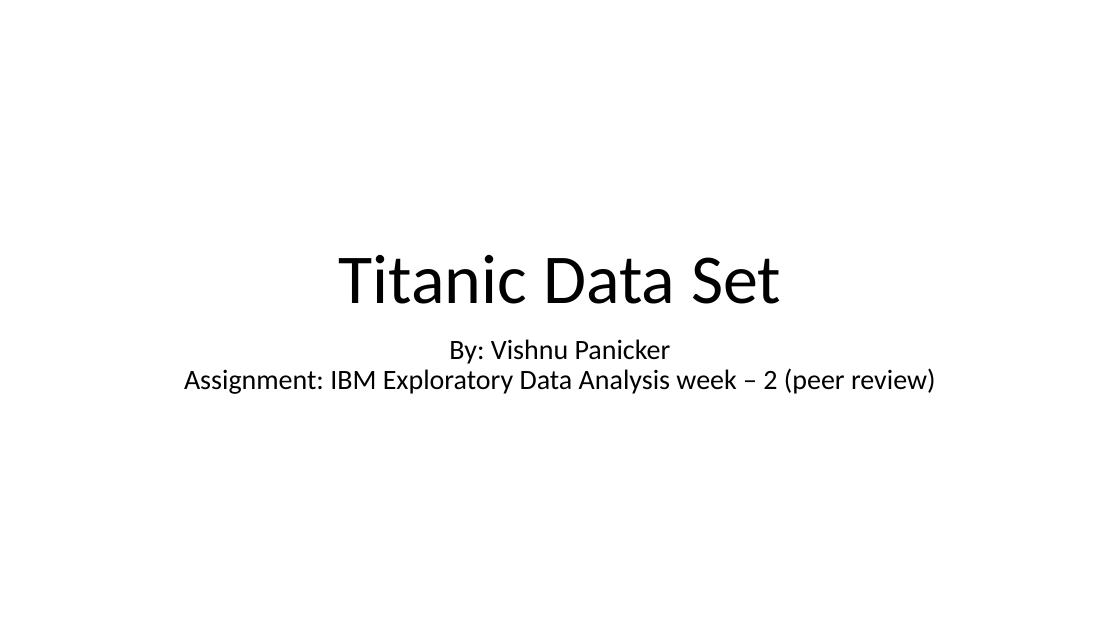
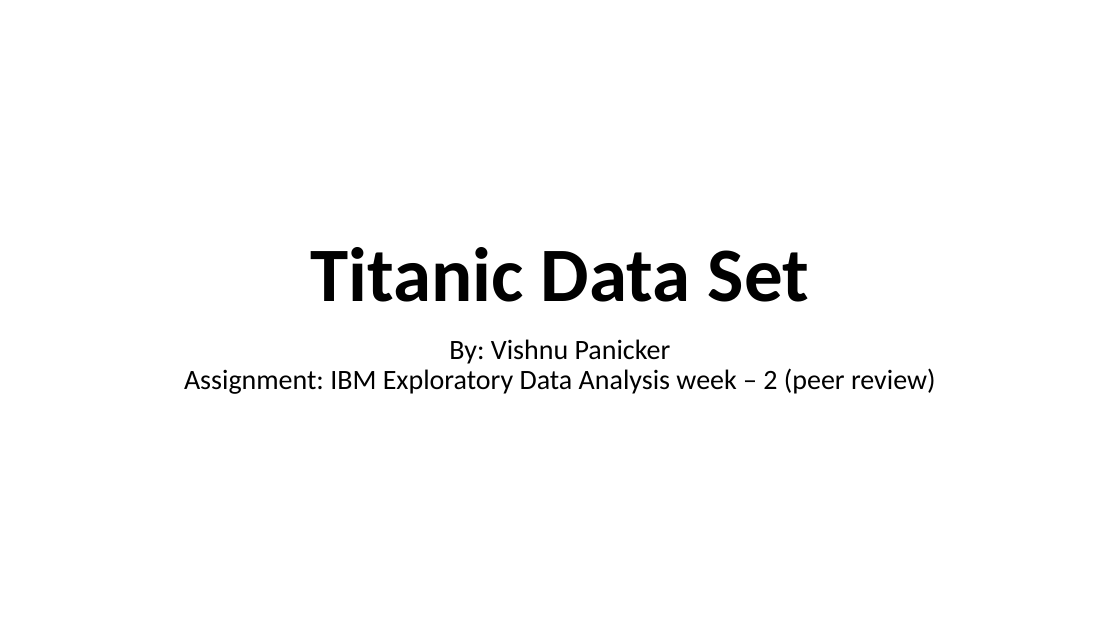
Before and after one commit to Visque/Titanic, a slide deck: slide 1 of Project.pptm. Drawn at 1120x630 pixels with LibreOffice and Linux fonts; fonts in the diff are those of the drawing. Boxes give left, top, right and bottom in pixels: in the first picture for what was removed or moved away, otherwise in the second. Text is boxed around its words. In the diff, an @@ line names an element or a change of style, - is before the commit and + after.

Commit message:
end-1

```diff
--- a/Project.pptm
+++ b/Project.pptm
@@ title "Titanic Data Set" at [310, 247, 809, 302]: size 60 to 66 pt, bold on @@
```
Also in this commit, not shown: 1 slide added.
